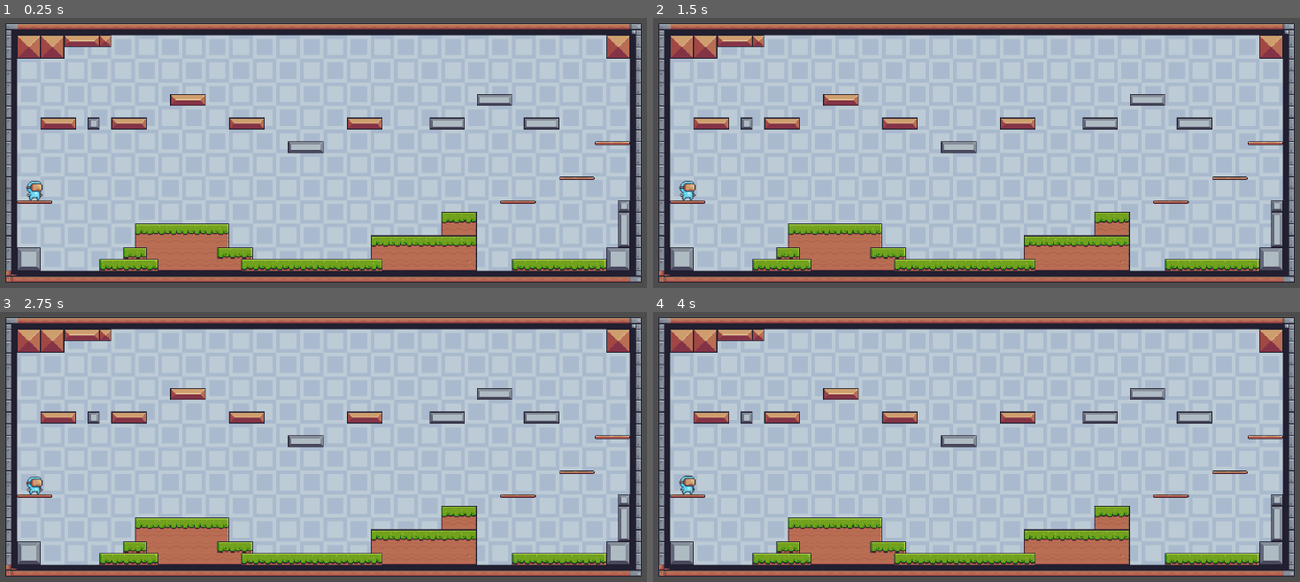
Above: before the commit, frames 1-4 (two rows, left to right).
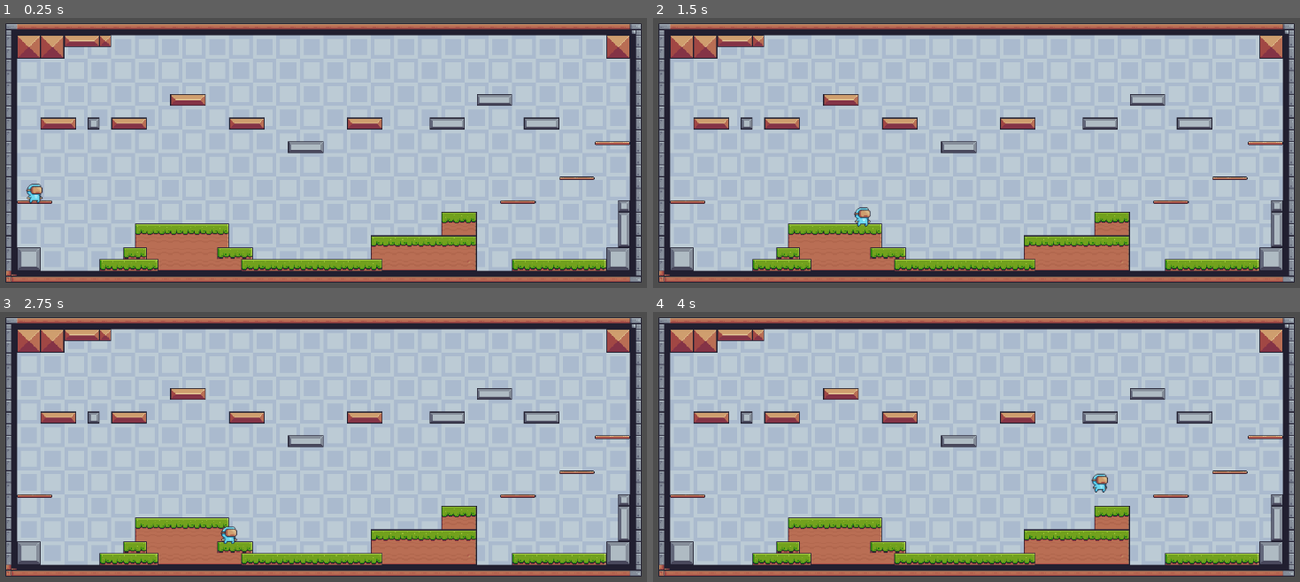
Above: after the commit, the same moments.

Repository: techwithdani/Pixel-Quest
Game: Godot game, scene res://Scenes/level_0.tscn
Two runs of this game, one before a commit and one after it. Both use one fixed random seed, a clock stepped at 60 frames per second and the inputs below.
Inputs:
- Up to frame 1 (0.25 s): no input
- Up to frame 2 (1.5 s): tap Enter (ui_accept) at 0.5, 0.6, 0.77, 1.07, 1.35 s; hold Right (ui_right) from 0.53 s (still down)
- Up to frame 3 (2.75 s): tap Enter (ui_accept) at 1.52, 1.82, 2.1 s; release Right (ui_right) at 2.03 s; hold Left (ui_left) from 2.03 s (still down)
- Up to frame 4 (4 s): release Left (ui_left) at 2.78 s; hold Right (ui_right) from 2.78 s (still down); tap Enter (ui_accept) at 2.85, 3.02, 3.32, 3.6, 3.77 s

The runs differ from the first frame. In frame 1, 0.2% of the frame differs, in the area x 3-7%, y 60-69%; in frame 2, 0.3%, in the area x 3-34%, y 60-78%; in frame 3, 0.3%; in frame 4, 0.3%.

Commit message:
Player script created and player node updated

Diff:
--- a/Scenes/player.tscn
+++ b/Scenes/player.tscn
@@ -1,6 +1,7 @@
-[gd_scene load_steps=15 format=3 uid="uid://cbtpyk34ahsru"]
+[gd_scene load_steps=16 format=3 uid="uid://cbtpyk34ahsru"]
 
 [ext_resource type="Texture2D" uid="uid://biwjgw52lhkok" path="res://Assets/Main Characters/Virtual Guy/Idle (32x32).png" id="1_1hy8h"]
+[ext_resource type="Script" path="res://Scripts/player.gd" id="1_eswx8"]
 
 [sub_resource type="AtlasTexture" id="AtlasTexture_j5hl2"]
 atlas = ExtResource("1_1hy8h")
@@ -92,6 +93,7 @@
 
 [node name="Player" type="CharacterBody2D"]
 z_index = 5
+script = ExtResource("1_eswx8")
 
 [node name="AnimatedSprite2D" type="AnimatedSprite2D" parent="."]
 position = Vector2(0, -16)
--- /dev/null
+++ b/Scripts/player.gd
@@ -0,0 +1,28 @@
+extends CharacterBody2D
+
+
+const SPEED = 300.0
+const JUMP_VELOCITY = -400.0
+
+# Get the gravity from the project settings to be synced with RigidBody nodes.
+var gravity = ProjectSettings.get_setting("physics/2d/default_gravity")
+
+
+func _physics_process(delta):
+	# Add the gravity.
+	if not is_on_floor():
+		velocity.y += gravity * delta
+
+	# Handle jump.
+	if Input.is_action_just_pressed("ui_accept") and is_on_floor():
+		velocity.y = JUMP_VELOCITY
+
+	# Get the input direction and handle the movement/deceleration.
+	# As good practice, you should replace UI actions with custom gameplay actions.
+	var direction = Input.get_axis("ui_left", "ui_right")
+	if direction:
+		velocity.x = direction * SPEED
+	else:
+		velocity.x = move_toward(velocity.x, 0, SPEED)
+
+	move_and_slide()
